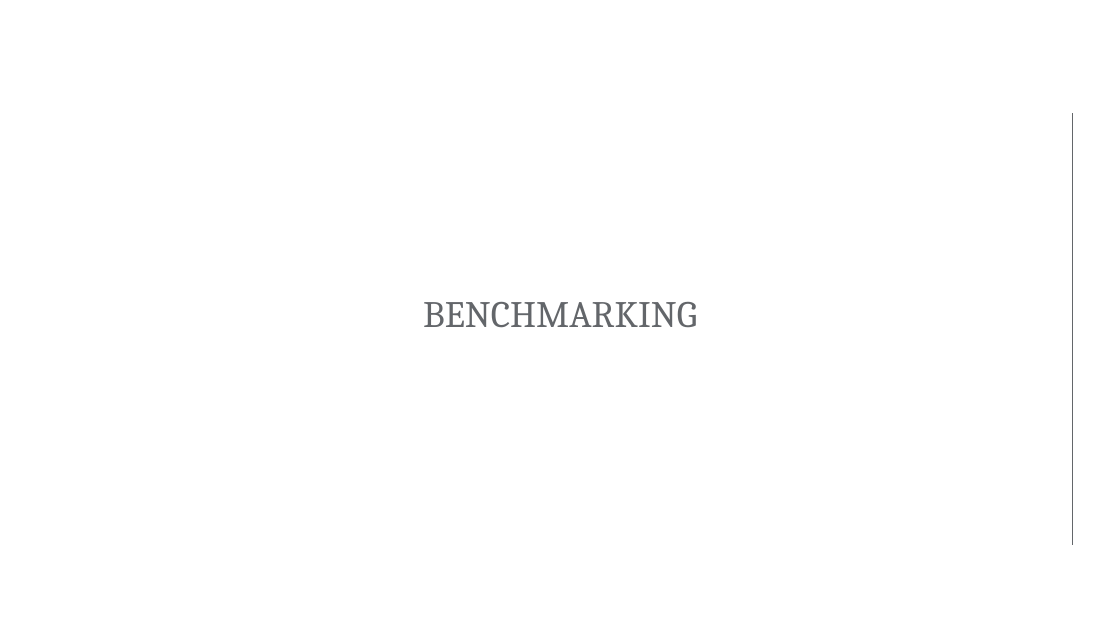
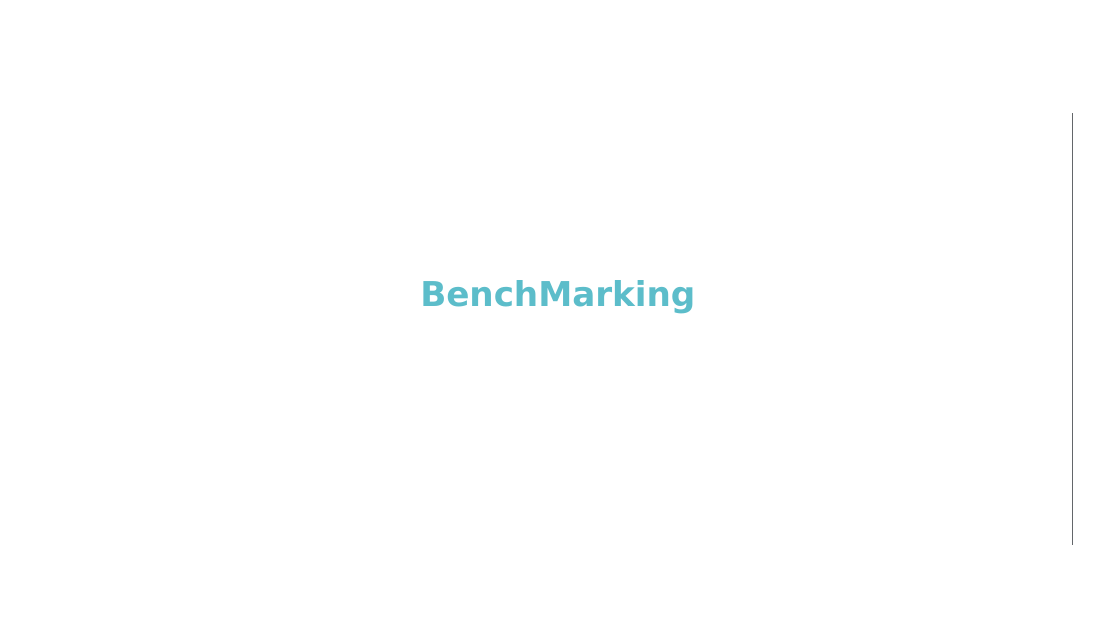
Before and after one commit to anabatres28-png/Dispatching-Project-in-PypSA, a slide deck: slide 16 of hojas_de_datos/presentación.pptx (slide 13 before the commit). Drawn at 1120x630 pixels with LibreOffice and Linux fonts; fonts in the diff are those of the drawing; background and template pictures are left out. Boxes give left, top, right and bottom in pixels: in the first picture for what was removed or moved away, otherwise in the second. Text is boxed around its words. In the diff, an @@ line names an element or a change of style, - is before the commit and + after.

```diff
--- a/hojas_de_datos/presentación.pptx
+++ b/hojas_de_datos/presentación.pptx
@@ text at (420, 280, 695, 314): text changed; size 24 to 22 pt; font Cambria to DejaVu Sans; text colour #63666A to #5CBDCA; bold on @@
-BENCHMARKING
+BenchMarking
```
Also in this commit, not shown: 11 other slides changed, 49 slides added, 47 slides removed, 22 other files.
